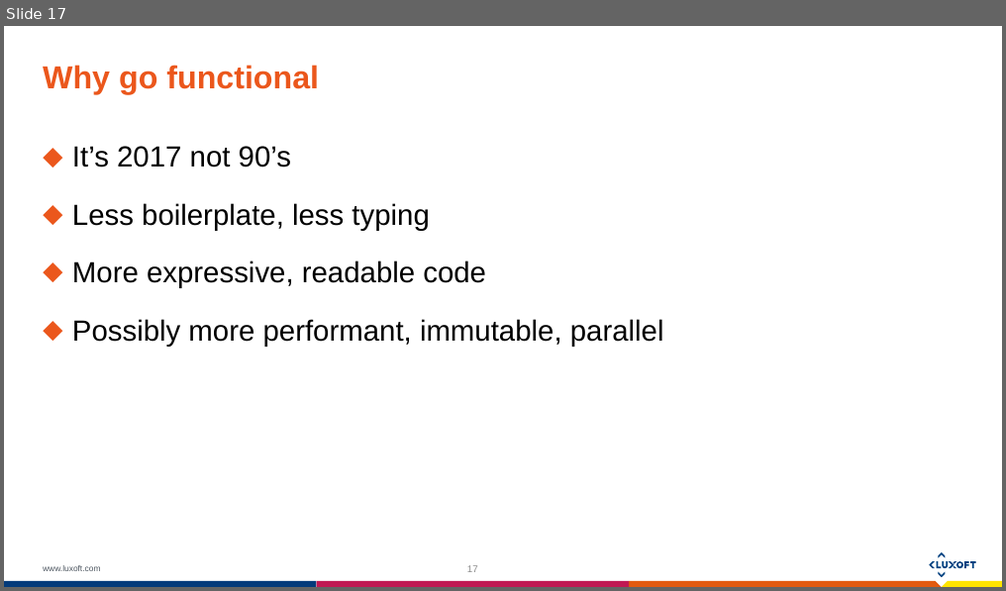
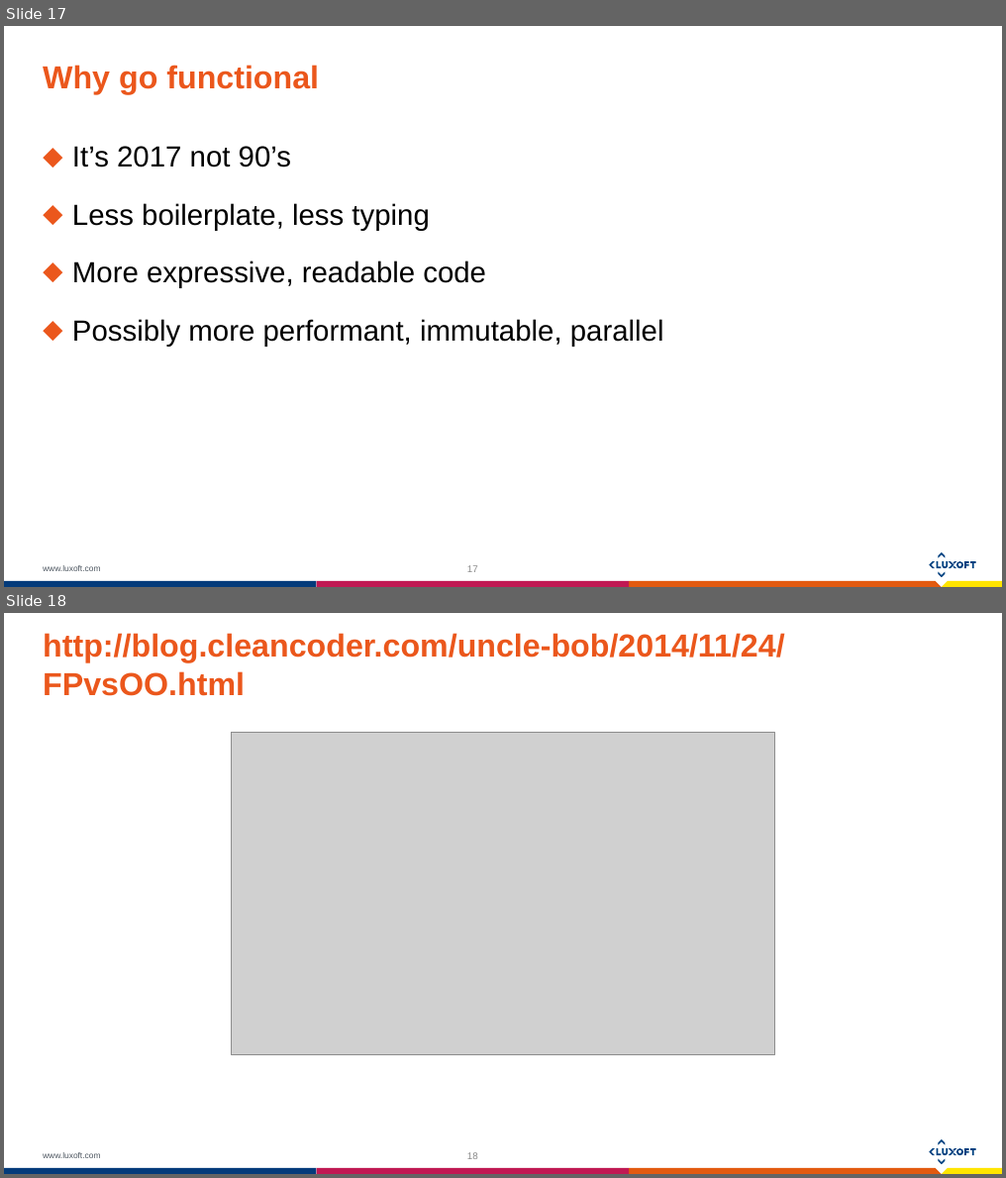
Before and after one commit to bederp/FunctionalPatterns, a slide deck: src/main/Design patterns and their functional counterparts - Luxoft Template.pptx. Shown one above the other, each under a label of ours: slide 17 before the commit, slides 17 and 18 after it. The pictures are 1006x591 and 1006x1178 pixels, drawn with LibreOffice and Linux fonts; fonts in the diff are those of the drawing; grey boxes stand for pictures. Boxes give left, top, right and bottom in pixels: in the first picture for what was removed or moved away, otherwise in the second. Text is boxed around its words. In the diff, an @@ line names an element or a change of style, - is before the commit and + after.

```diff
--- a/src/main/Design patterns and their functional counterparts - Luxoft Template.pptx
+++ b/src/main/Design patterns and their functional counterparts - Luxoft Template.pptx
@@ slide 18 added at (x1=4, y1=613, x2=1002, y2=1174), background #FFFFFF; not listed: 16 template elements that a slide beside it also shows @@
@@ title added at (x1=43, y1=633, x2=784, y2=696), 23 pt, text #EB571C, bold @@
+http://blog.cleancoder.com/uncle-bob/2014/11/24/FPvsOO.html
@@ picture added at (x1=232, y1=732, x2=774, y2=1056) @@
@@ page number added at (x1=467, y1=1153, x2=478, y2=1159), 7 pt, text #8C8C8C @@
+18
```
Also in this commit, not shown: 2 slides changed, 1 other slide added, 1 slide removed.
